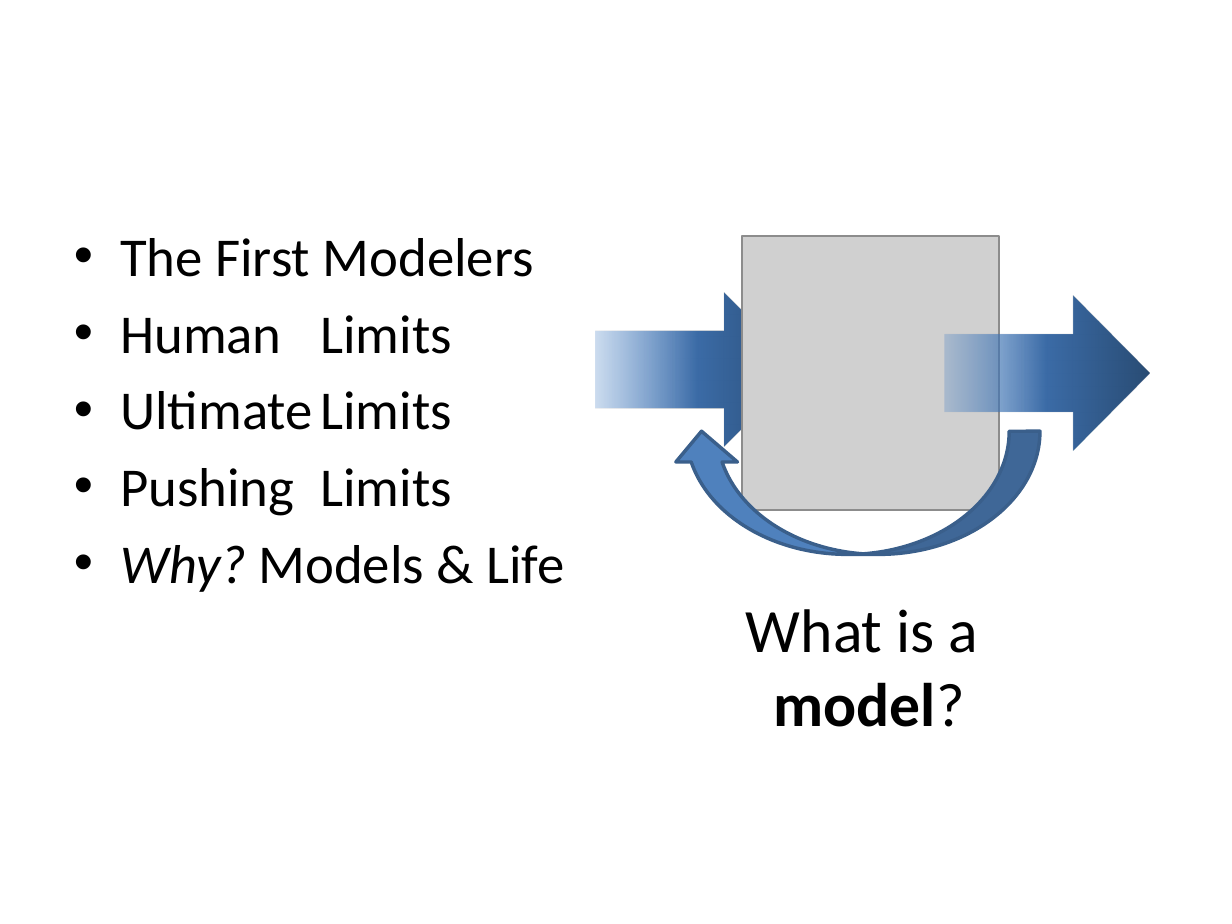
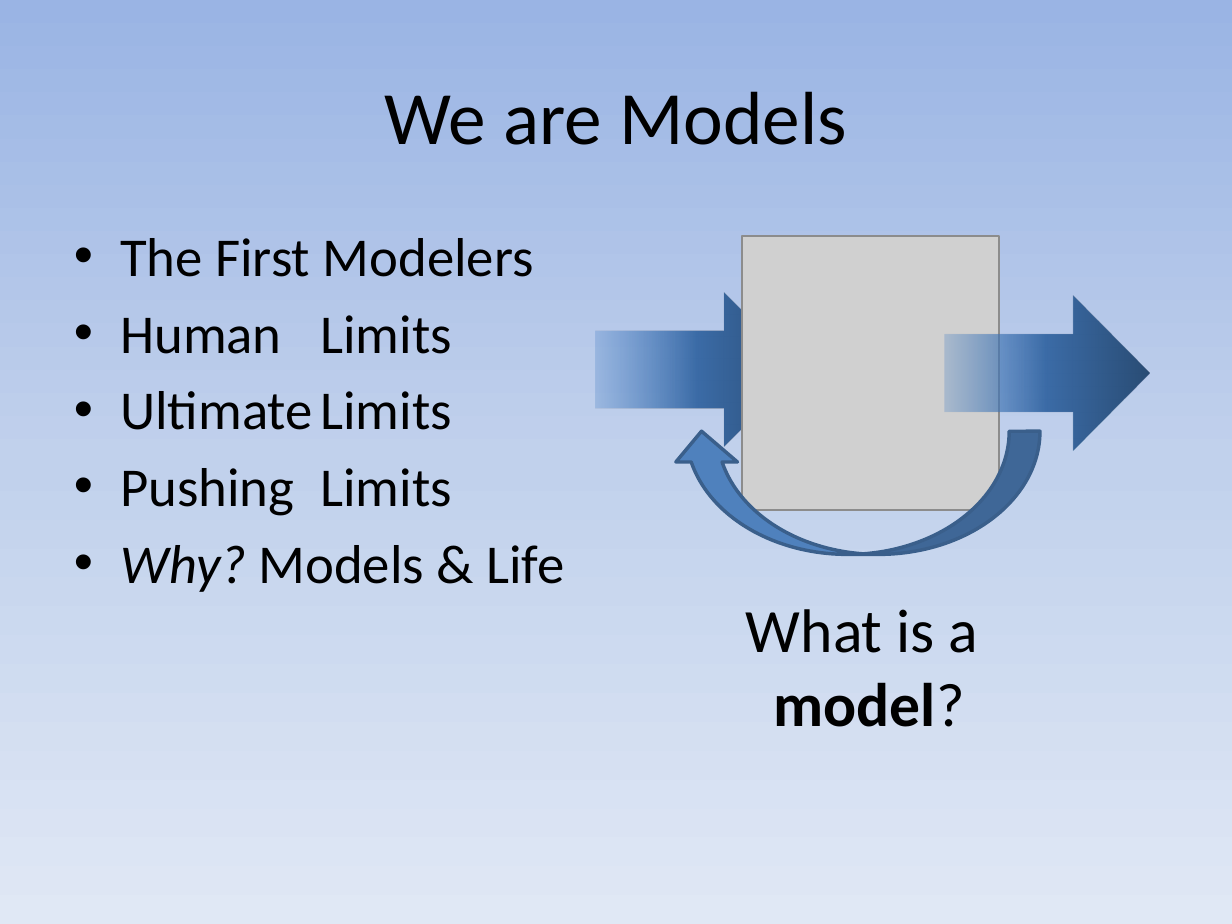
Before and after one commit to dhutchis/ModelTalk, a slide deck: slide 1 of ModelTalk.pptx (slide 2 before the commit). Drawn at 1232x924 pixels with LibreOffice and Linux fonts; fonts in the diff are those of the drawing; grey boxes stand for pictures. Boxes give left, top, right and bottom in pixels: in the first picture for what was removed or moved away, otherwise in the second. Text is boxed around its words. In the diff, an @@ line names an element or a change of style, - is before the commit and + after.

```diff
--- a/ModelTalk.pptx
+++ b/ModelTalk.pptx
@@ background #FFFFFF to gradient #9AB5E4 to #C2D1ED to #E1E8F5 @@
@@ title added at (385, 91, 847, 145), 44 pt, text #000000 @@
+We are Models
```
Also in this commit, not shown: 12 other slides changed, 2 slides added, 2 slides removed.
